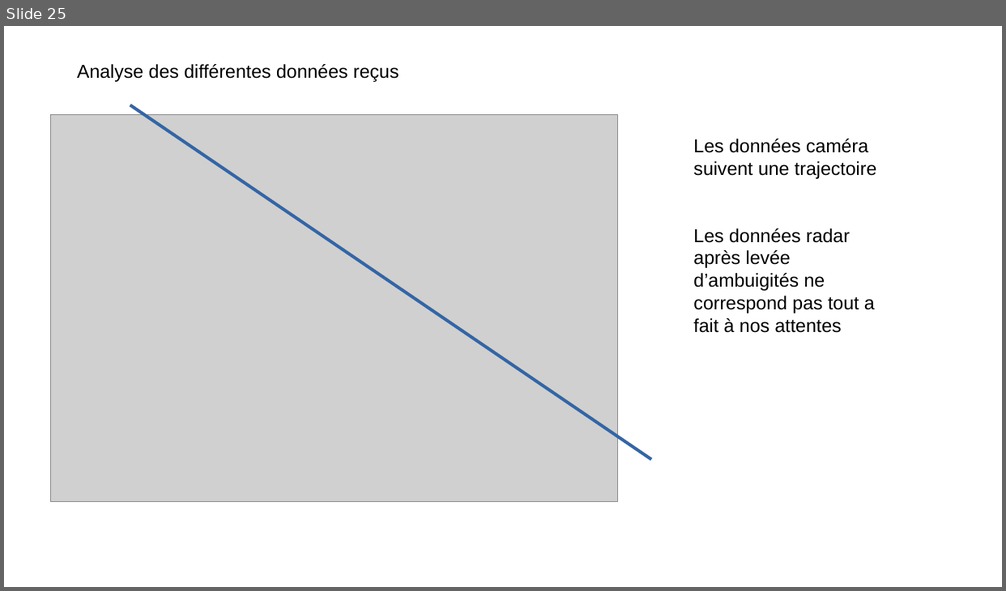
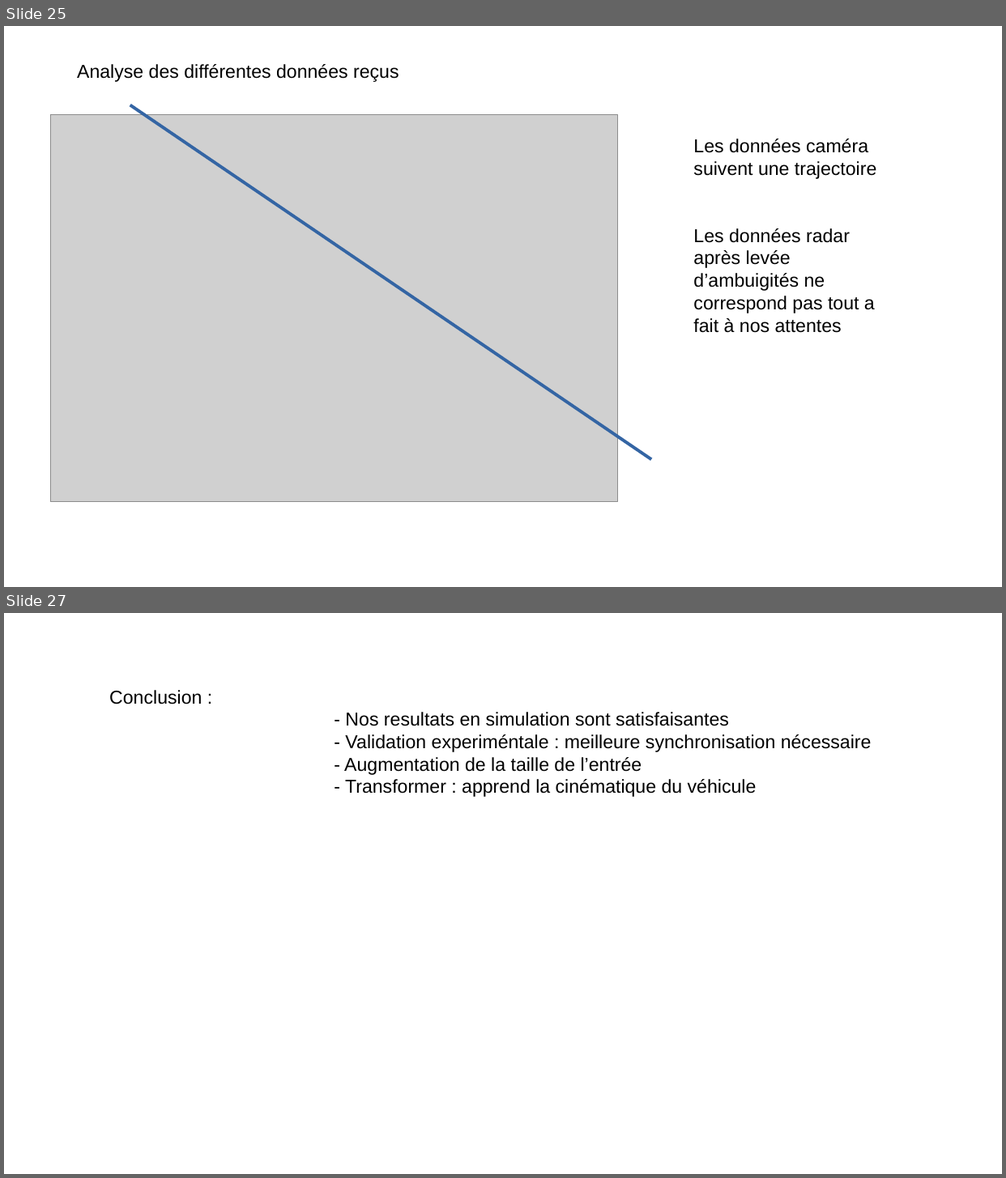
Before and after one commit to grotsartdehe/TFE, a slide deck: Presentation/Slides_TFE.pptx. Shown one above the other, each under a label of ours: slide 25 before the commit, slides 25 and 27 after it; the slides between them are not shown. The pictures are 1006x591 and 1006x1178 pixels, drawn with LibreOffice and Linux fonts; fonts in the diff are those of the drawing; grey boxes stand for pictures. Boxes give left, top, right and bottom in pixels: in the first picture for what was removed or moved away, otherwise in the second. Text is boxed around its words. In the diff, an @@ line names an element or a change of style, - is before the commit and + after.

```diff
--- a/Presentation/Slides_TFE.pptx
+++ b/Presentation/Slides_TFE.pptx
@@ slide 27 added at bbox=[4, 613, 1002, 1174], background #FFFFFF @@
@@ text added at bbox=[109, 690, 872, 797], 18 pt, text #000000 @@
+Conclusion :
+- Nos resultats en simulation sont satisfaisantes
+- Validation experiméntale : meilleure synchronisation nécessaire
+- Augmentation de la taille de l’entrée
+- Transformer : apprend la cinématique du véhicule
```
Also in this commit, not shown: 3 slides changed, 1 other slide added, 1 slide removed, 1 other file.
